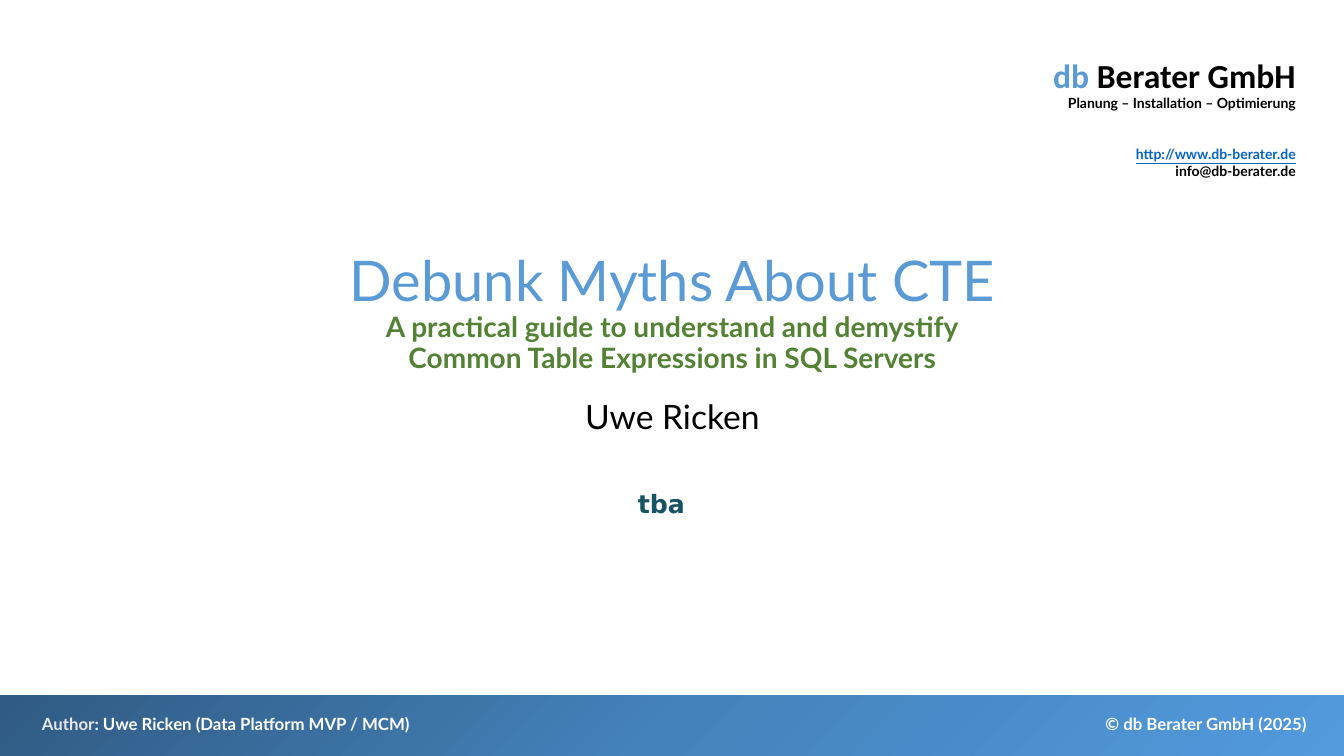
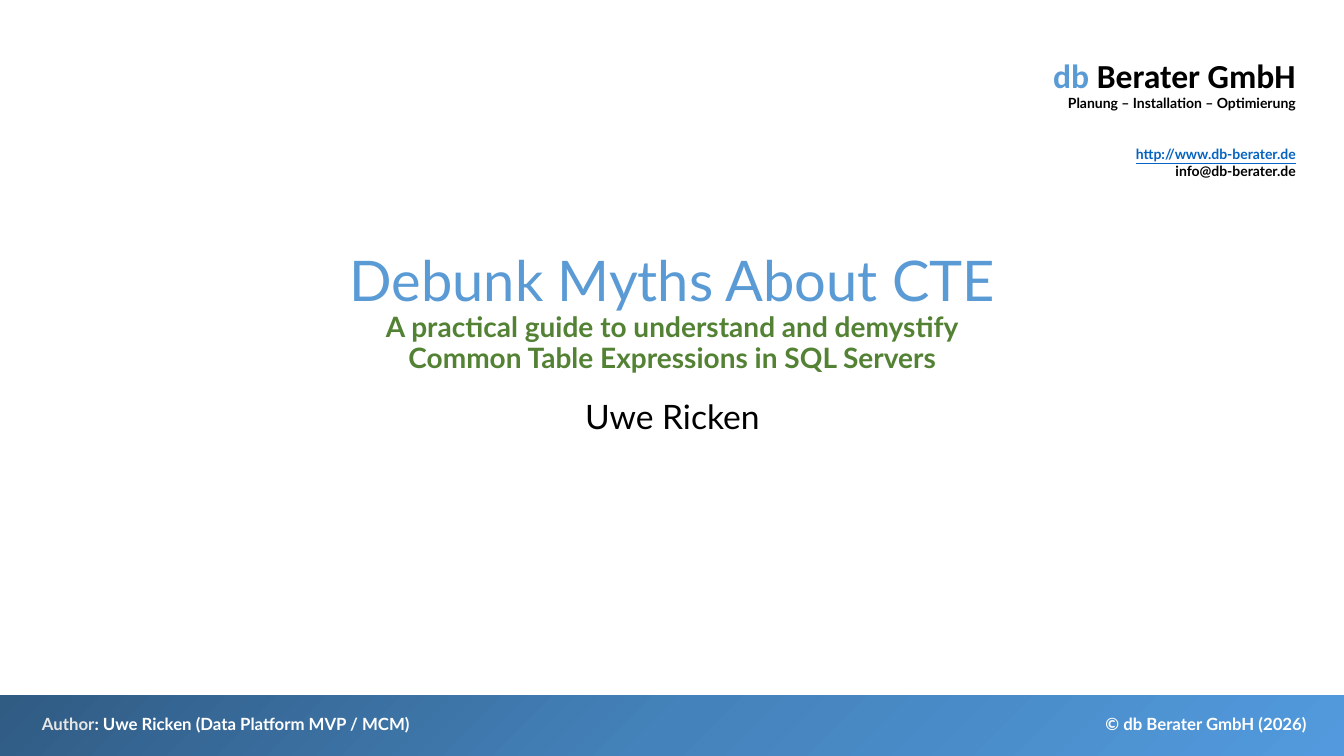
Before and after one commit to db-berater/Debunk-Myths-about-CTE, a slide deck: slide 2 of 01 - Documents and Preparation/Debunk Myths About CTE.pptx (slide 1 before the commit). Drawn at 1344x756 pixels with LibreOffice and Linux fonts; fonts in the diff are those of the drawing. Boxes give left, top, right and bottom in pixels: in the first picture for what was removed or moved away, otherwise in the second. Text is boxed around its words. In the diff, an @@ line names an element or a change of style, - is before the commit and + after.

```diff
--- a/01 - Documents and Preparation/Debunk Myths About CTE.pptx
+++ b/01 - Documents and Preparation/Debunk Myths About CTE.pptx
@@ text removed at <box>638,494,685,514</box> @@
-tba
@@ text at <box>1123,717,1306,733</box>: text changed @@
-© db Berater GmbH (2025)
+© db Berater GmbH (2026)
```
Also in this commit, not shown: 28 other slides changed, 8 slides added, 41 other files.
